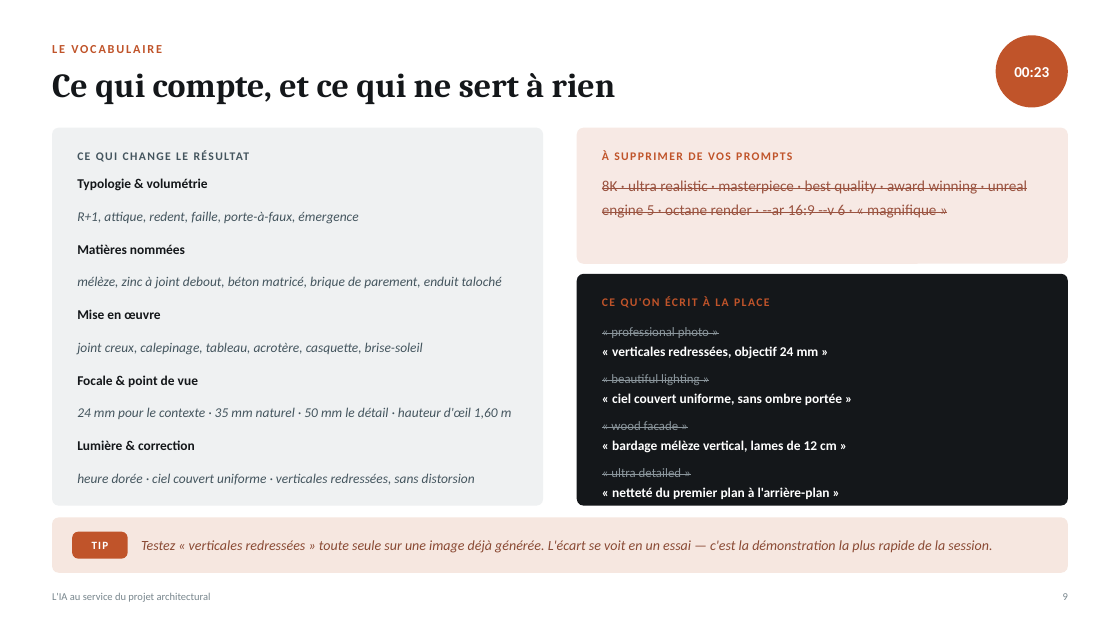
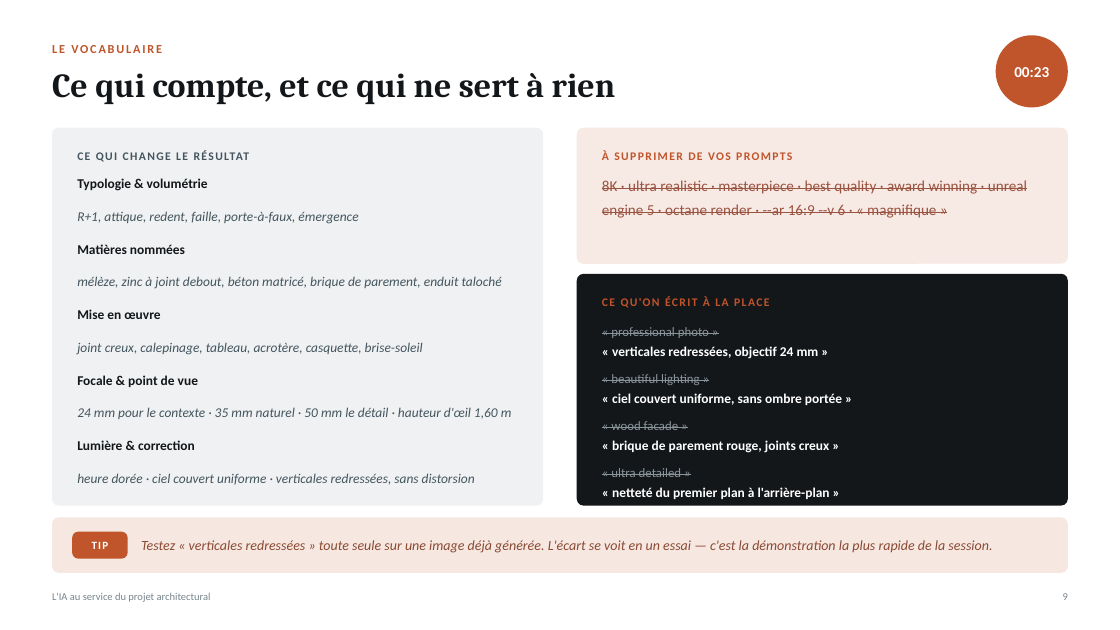
Before and after one commit to ancaagency/page-de-vente-Alba, a slide deck: slide 9 of formation-ia-architectes/formation-ia-architectes.pptx. Drawn at 1120x630 pixels with LibreOffice and Linux fonts; fonts in the diff are those of the drawing. Boxes give left, top, right and bottom in pixels: in the first picture for what was removed or moved away, otherwise in the second. Text is boxed around its words. In the diff, an @@ line names an element or a change of style, - is before the commit and + after.

```diff
--- a/formation-ia-architectes/formation-ia-architectes.pptx
+++ b/formation-ia-architectes/formation-ia-architectes.pptx
@@ text at (612, 440, 829, 453): text changed @@
-« bardage mélèze vertical, lames de 12 cm »
+« brique de parement rouge, joints creux »
```
Also in this commit, not shown: 25 other slides changed, 1 slide added, 3 other files.
